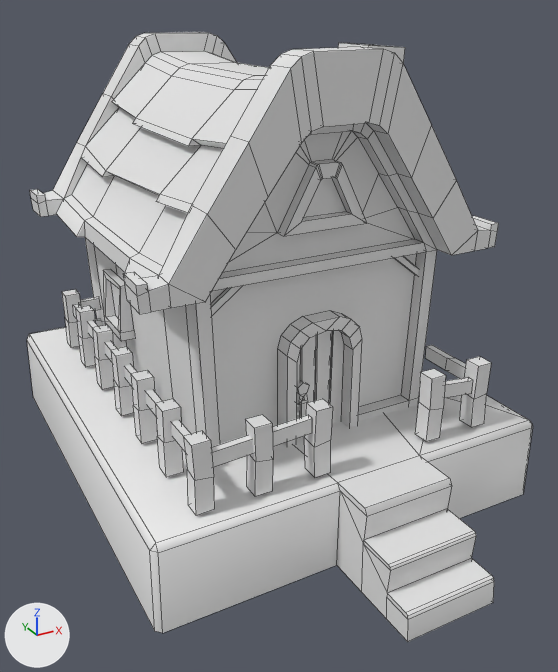
Renders of the FBX model Assets/JOE/Prefabs/House.fbx from each side of a commit.
One viewpoint serves both versions: a 50 mm camera at (-168.27, -10.43, 4.48) aimed at (-162.8, -0.49, -0.49). Every picture has the same lights, and +X, +Y and +Z are marked at lower left. Mesh edges are drawn as thin lines. Materials are left out; every surface is plain grey. Where no turn or scale is listed for an object, it has been applied to the vertices. Vertices at the same position are counted once.

Names of what the first picture shows: 'Base_Ledder', 'Fence_House', 'House'.
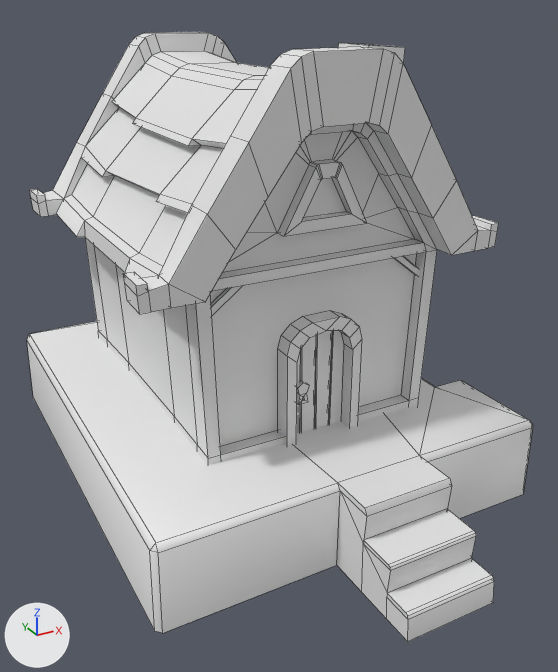
The change in detail:
me_mesh has 528 vertices, 483 faces and spans x -2.87..2.87, y -2.92..2.92, z -2.86..2.86.
me_mesh is used by ob_house; location (-162.69, 0.84, 1.03).
me_mesh part 1: the loose piece of 20 vertices spanning x -2.14..-1.88, y 0.53..1.48, z -1.9..-0.93 is deleted.
Object 'Fence_House' (ob_fence_house) is deleted.

Location of each change, [x1, y1, x2, y2] in pixels of the pictures (558 x 672 px):
'House', reshaped: before [30, 32, 499, 447]; after [30, 32, 499, 465]
'Fence_House', deleted: before [62, 289, 491, 516]
part 1 of me_mesh, deleted: before [103, 269, 135, 341]
